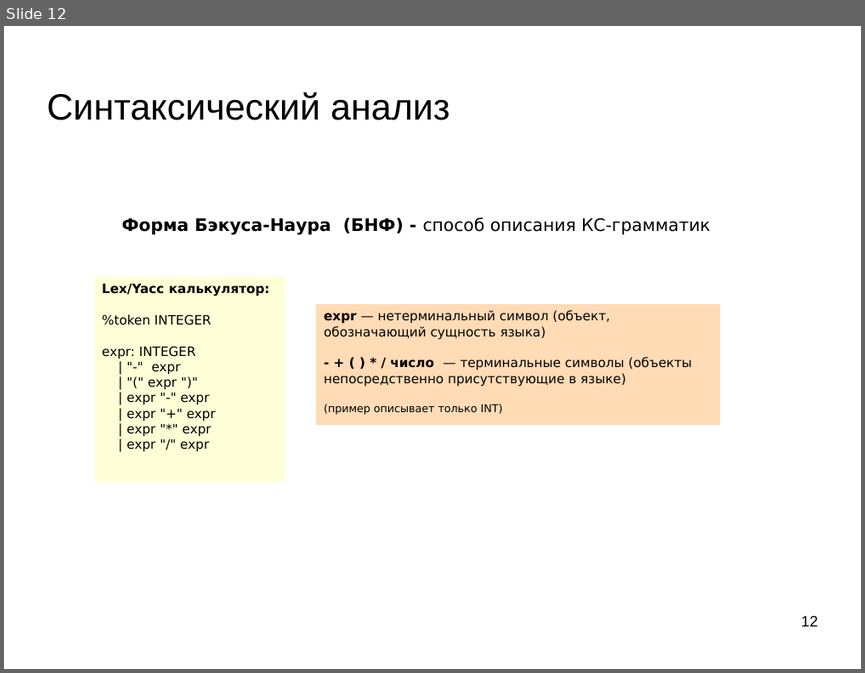
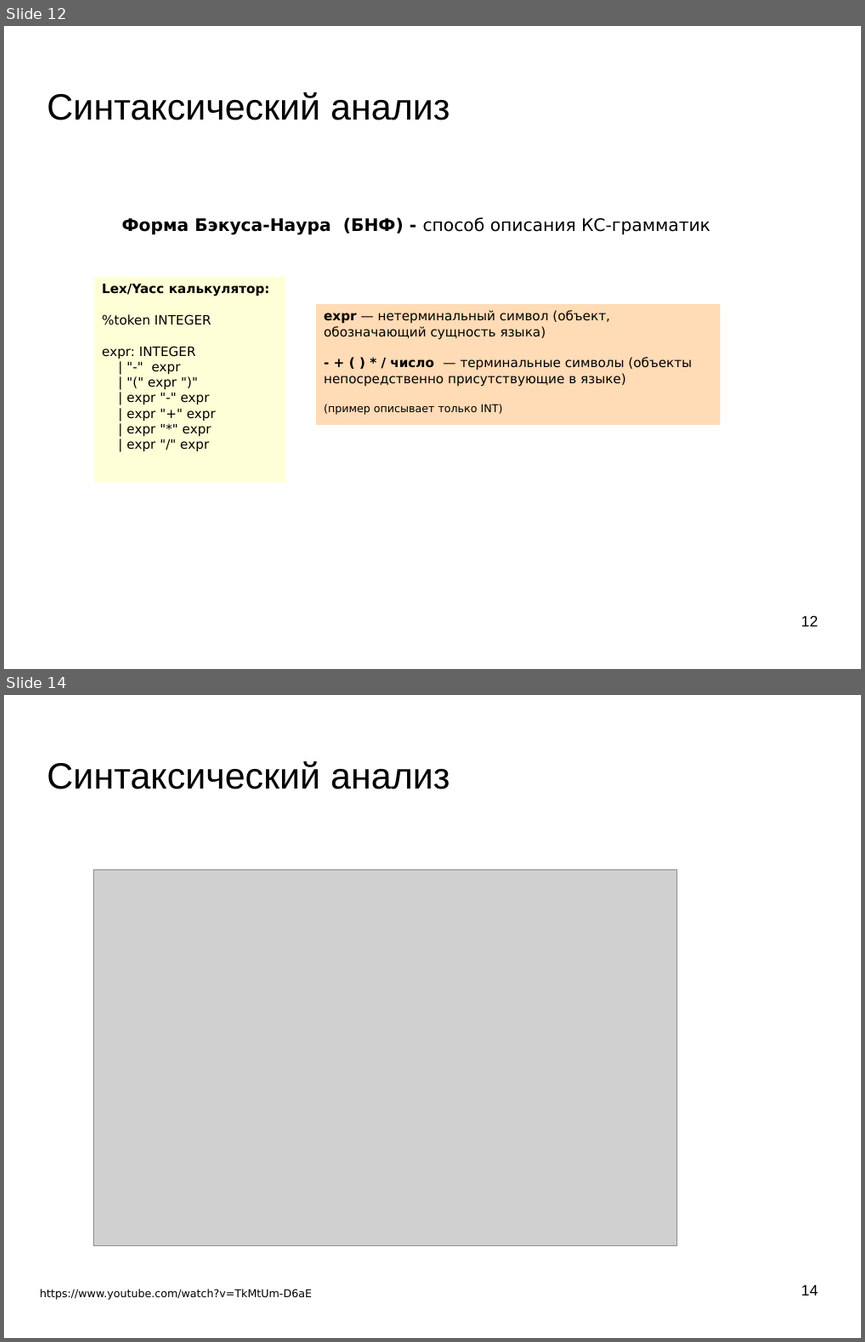
Before and after one commit to mechanoid5/ml_nlp_2022, a slide deck: 07-synt-grammar.odp. Shown one above the other, each under a label of ours: slide 12 before the commit, slides 12 and 14 after it; the slides between them are not shown. The pictures are 865x673 and 865x1342 pixels, drawn with LibreOffice and Linux fonts; fonts in the diff are those of the drawing; grey boxes stand for pictures; background and template pictures are left out. Boxes give left, top, right and bottom in pixels: in the first picture for what was removed or moved away, otherwise in the second. Text is boxed around its words. In the diff, an @@ line names an element or a change of style, - is before the commit and + after.

```diff
--- a/07-synt-grammar.odp
+++ b/07-synt-grammar.odp
@@ slide 14 added at box(4, 695, 861, 1338), background picture (left out) @@
@@ title added at box(46, 761, 450, 789), 33.9 pt, text #000000 @@
+Синтаксический анализ
@@ picture added at box(93, 869, 677, 1246) @@
@@ text added at box(40, 1288, 312, 1299), 10 pt, text #000000 @@
+https://www.youtube.com/watch?v=TkMtUm-D6aE
@@ page number added at box(801, 1284, 818, 1295), 14 pt, text #000000 @@
+14
```
Also in this commit, not shown: 1 slide changed, 8 other slides added, 1 slide removed, 1 other file.
